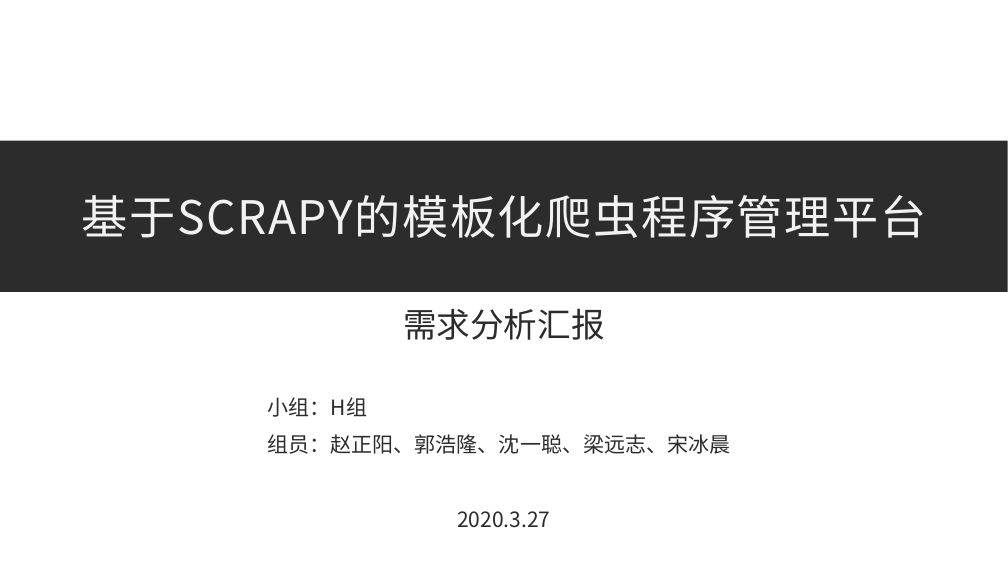
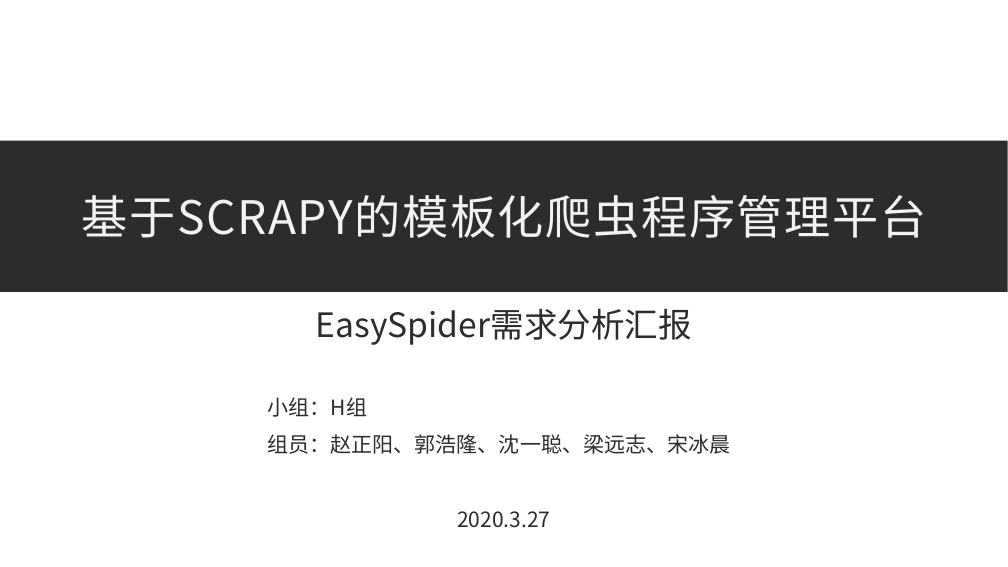
Before and after one commit to bhsei/20_H, a slide deck: slide 1 of 3.项目PPT/第5周_需求分析汇报ppt.pptx. Drawn at 1008x567 pixels with LibreOffice and Linux fonts; fonts in the diff are those of the drawing. Boxes give left, top, right and bottom in pixels: in the first picture for what was removed or moved away, otherwise in the second. Text is boxed around its words. In the diff, an @@ line names an element or a change of style, - is before the commit and + after.

Commit message:
会议记录更新至3.27；修改需求分析汇报ppt；重命名需求规格说明书

```diff
--- a/3.项目PPT/第5周_需求分析汇报ppt.pptx
+++ b/3.项目PPT/第5周_需求分析汇报ppt.pptx
@@ subtitle at (x1=316, y1=308, x2=692, y2=345): text changed @@
-需求分析汇报
+EasySpider需求分析汇报
```
Also in this commit, not shown: 1 other slide changed, 1 slide added, 3 slides removed, 4 other files.
